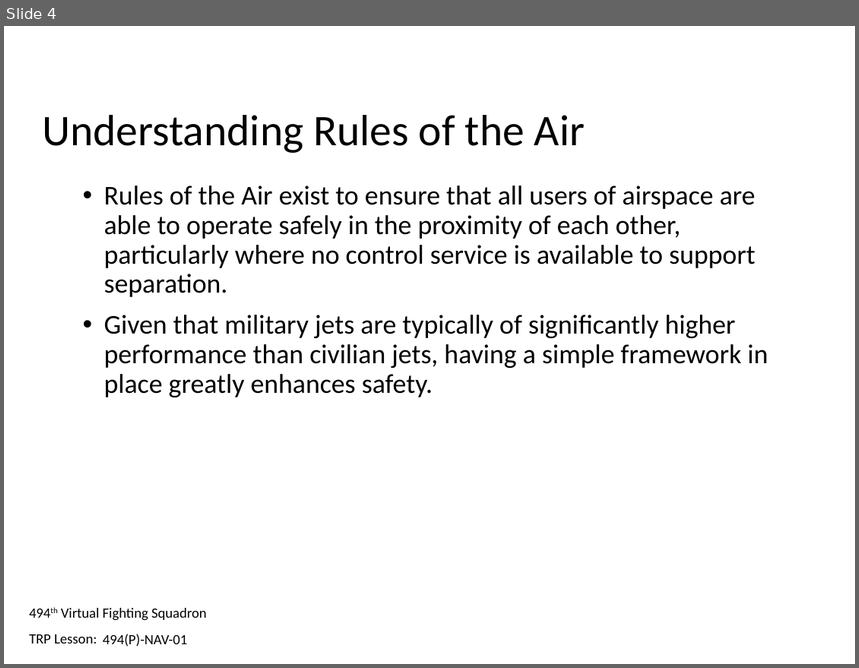
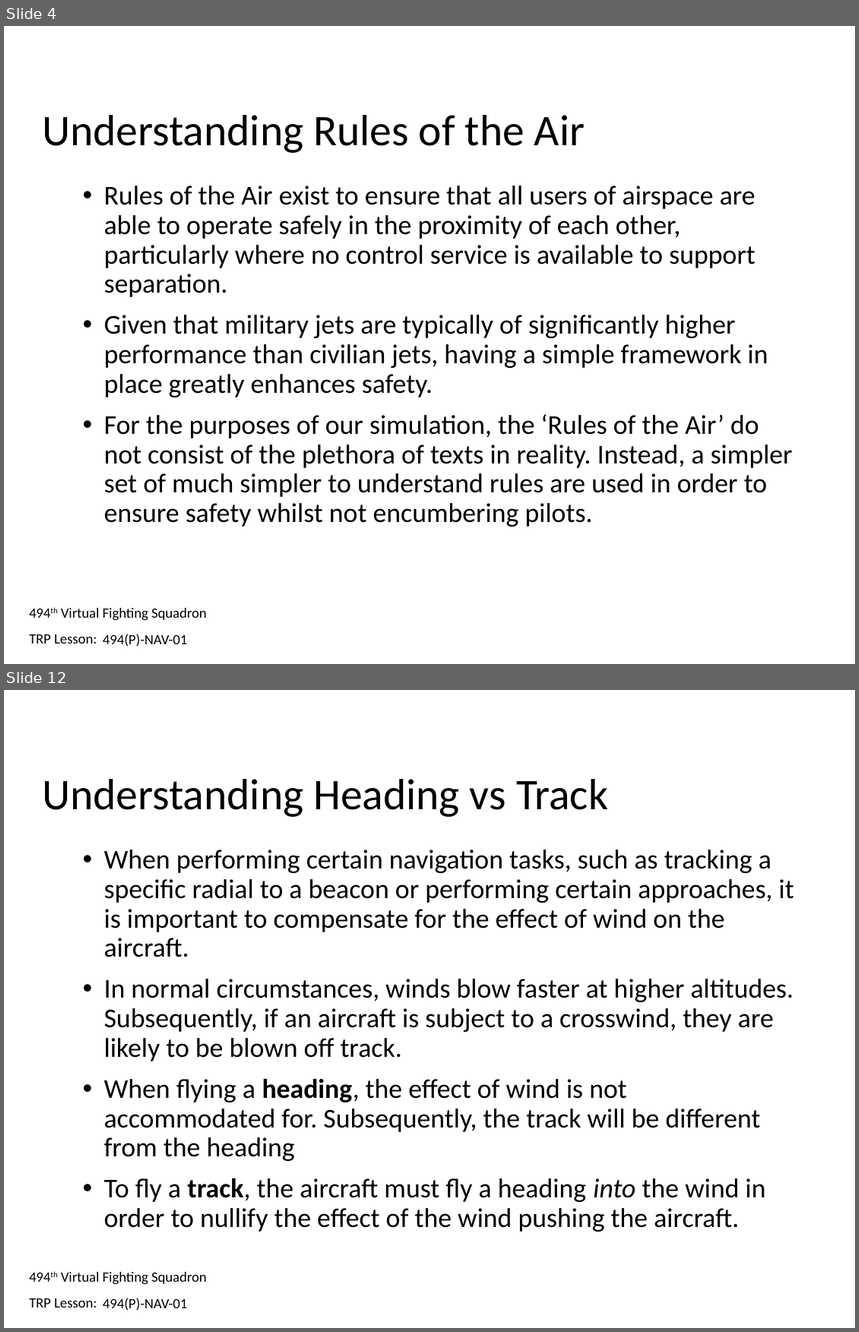
Before and after one commit to 132nd-vWing/132-TRP-494, a slide deck: TRP/NAV/NAV-01/494(P)-NAV-01 - Trainee Presentation.pptx. Shown one above the other, each under a label of ours: slide 4 before the commit, slides 4 and 12 after it; the slides between them are not shown. The pictures are 859x668 and 859x1332 pixels, drawn with LibreOffice and Linux fonts; fonts in the diff are those of the drawing; background and template pictures are left out. Boxes give left, top, right and bottom in pixels: in the first picture for what was removed or moved away, otherwise in the second. Text is boxed around its words. In the diff, an @@ line names an element or a change of style, - is before the commit and + after.

```diff
--- a/TRP/NAV/NAV-01/494(P)-NAV-01 - Trainee Presentation.pptx
+++ b/TRP/NAV/NAV-01/494(P)-NAV-01 - Trainee Presentation.pptx
@@ slide 12 added at (4, 690, 855, 1328), background #FFFFFF; not listed: 2 template elements that a slide beside it also shows @@
@@ title added at (43, 779, 608, 817), 37 pt, text #000000 @@
+Understanding Heading vs Track
@@ text added at (104, 850, 794, 1232), 23 pt, text #000000 @@
+• When performing certain navigation tasks, such as tracking a specific radial to a beacon or performing certain approaches, it is important to compensate for the effect of wind on the aircraft.
+• In normal circumstances, winds blow faster at higher altitudes. Subsequently, if an aircraft is subject to a crosswind, they are likely to be blown off track.
+• When flying a heading, the effect of wind is not accommodated for. Subsequently, the track will be different from the heading
+• To fly a track, the aircraft must fly a heading into the wind in order to nullify the effect of the wind pushing the aircraft.
@@ text added at (103, 1298, 187, 1311), 12 pt, text #000000 @@
+494(P)-NAV-01
@@ slide 4 changed as well @@
@@ text at (104, 414, 793, 527): paragraph added @@
+• For the purposes of our simulation, the ‘Rules of the Air’ do not consist of the plethora of texts in reality. Instead, a simpler set of much simpler to understand rules are used in order to ensure safety whilst not encumbering pilots.
```
Also in this commit, not shown: 3 other slides changed, 17 other slides added, 3 other files.
